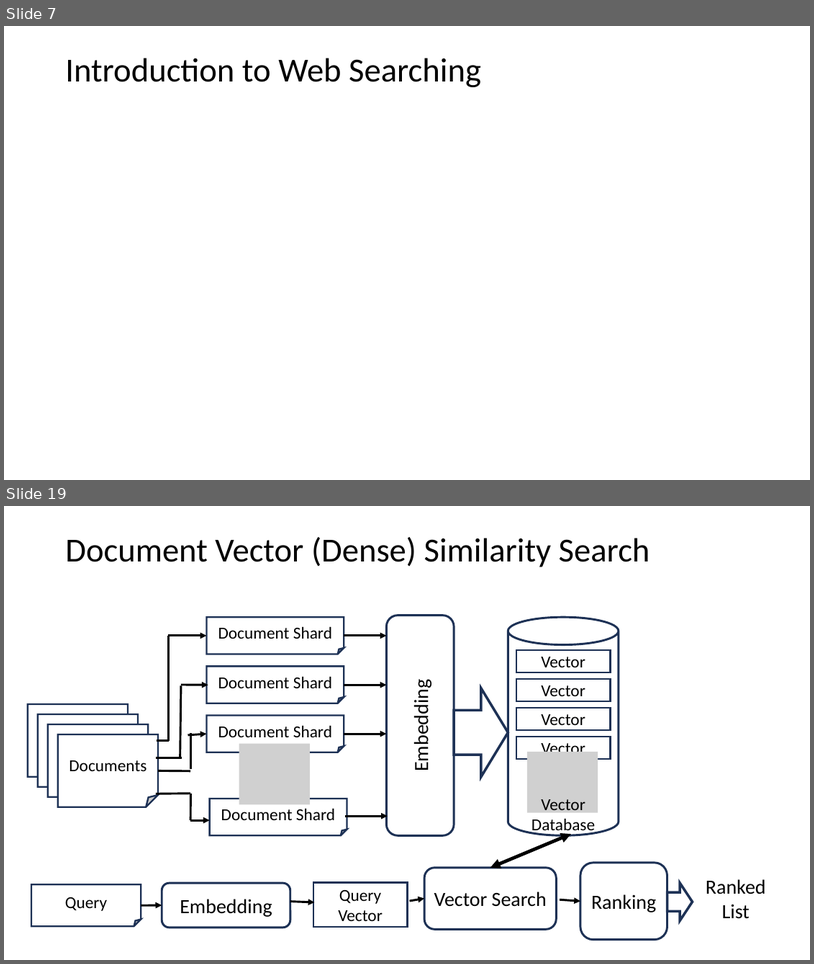
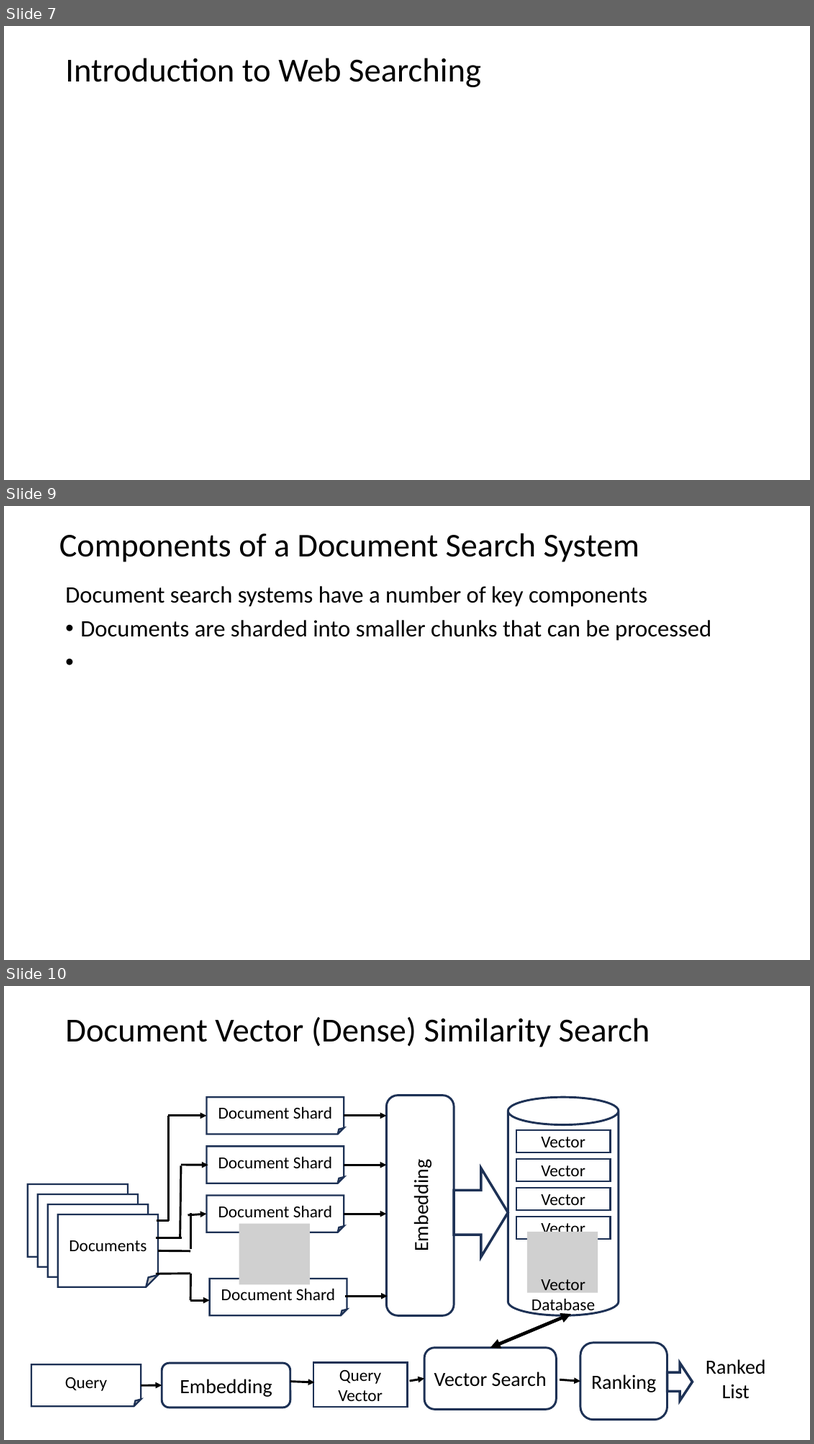
Before and after one commit to harelgabainew/school1, a slide deck: slides/7_DocumentWebSearching.pptx. Shown one above the other, each under a label of ours: slides 7 and 19 before the commit, slides 7, 9 and 10 after it; the slides between them are not shown. The pictures are 814x964 and 814x1444 pixels, drawn with LibreOffice and Linux fonts; fonts in the diff are those of the drawing; grey boxes stand for pictures. Boxes give left, top, right and bottom in pixels: in the first picture for what was removed or moved away, otherwise in the second. Text is boxed around its words. In the diff, an @@ line names an element or a change of style, - is before the commit and + after.

```diff
--- a/slides/7_DocumentWebSearching.pptx
+++ b/slides/7_DocumentWebSearching.pptx
@@ slide 9 added at <box>4,506,810,960</box>, background #FFFFFF @@
@@ title added at <box>59,533,640,562</box>, 39.6 pt, text #000000 @@
+Components of a Document Search System
@@ text added at <box>65,586,712,641</box>, 28 pt, text #000000 @@
+Document search systems have a number of key components
+• Documents are sharded into smaller chunks that can be processed
@@ what was slide 19 is now slide 10 @@
```
Also in this commit, not shown: 3 slides changed, 1 slide removed.
